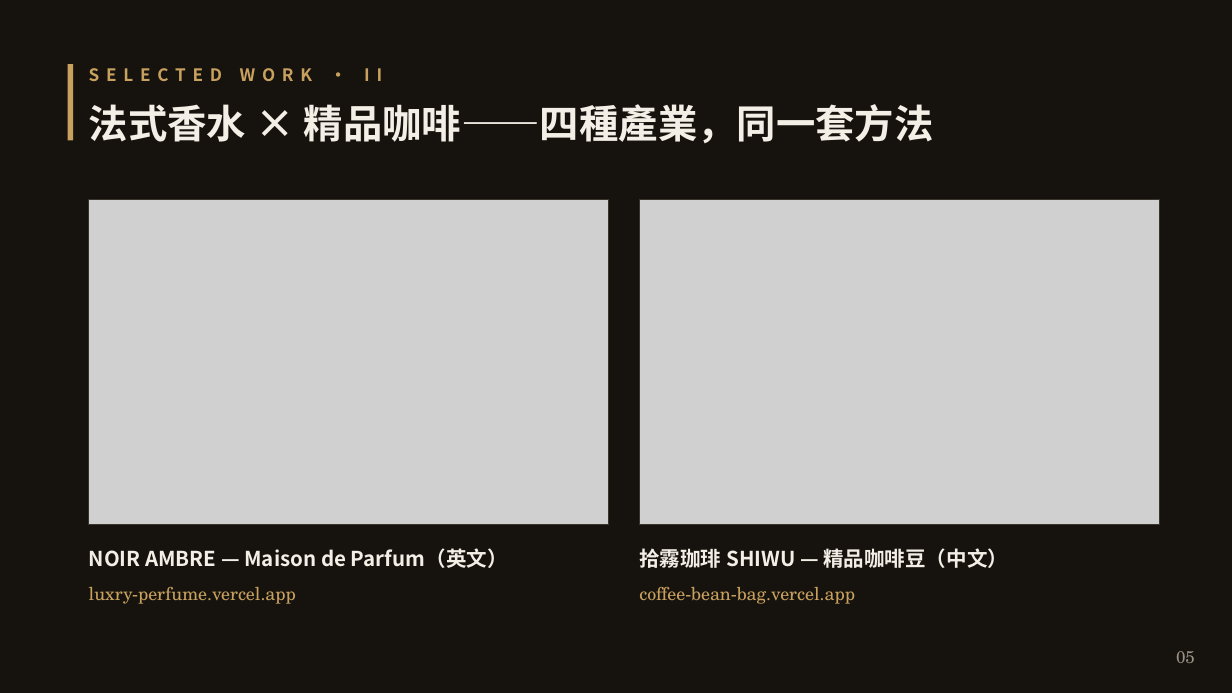
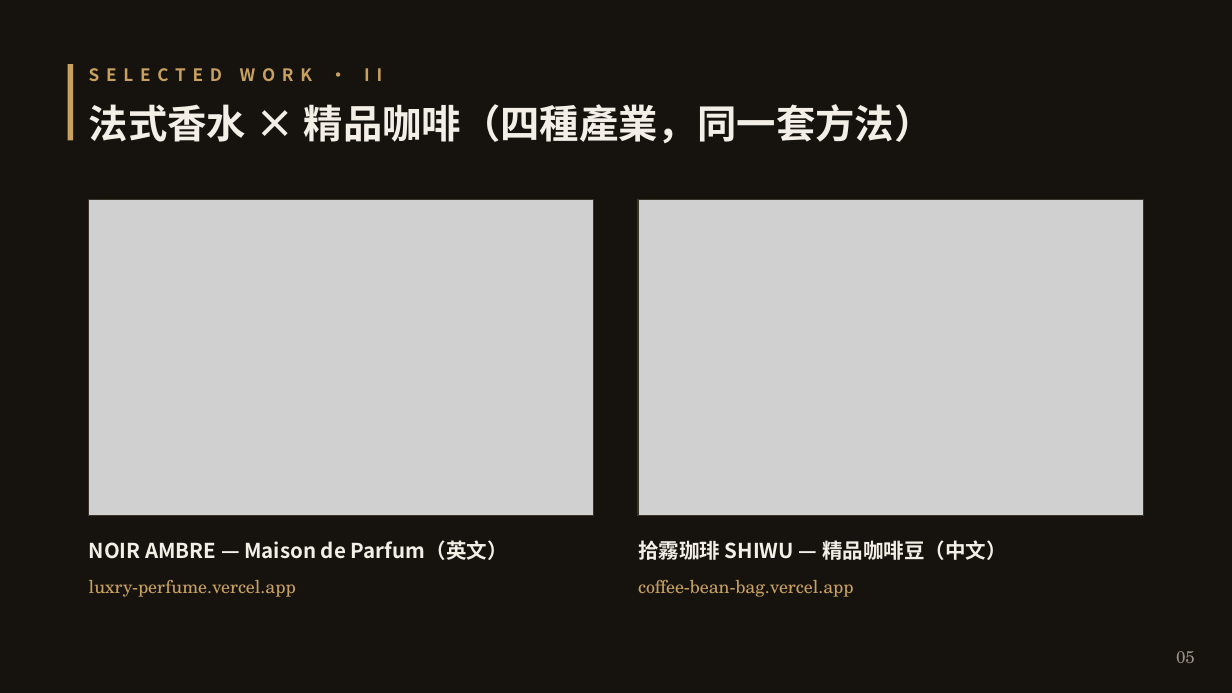
Before and after one commit to HarryFan/claude-mobile, a slide deck: slide 5 of brag-output/sales-kit/sales-kit-deck.pptx. Drawn at 1232x693 pixels with LibreOffice and Linux fonts; fonts in the diff are those of the drawing; grey boxes stand for pictures. Boxes give left, top, right and bottom in pixels: in the first picture for what was removed or moved away, otherwise in the second. Text is boxed around its words. In the diff, an @@ line names an element or a change of style, - is before the commit and + after.

```diff
--- a/brag-output/sales-kit/sales-kit-deck.pptx
+++ b/brag-output/sales-kit/sales-kit-deck.pptx
@@ text at (89,104,934,143): text changed @@
-法式香水 × 精品咖啡——四種產業，同一套方法
+法式香水 × 精品咖啡（四種產業，同一套方法）
@@ picture: place and size @@
-picture at (89,200,609,525)
+picture at (89,200,594,515)
@@ rectangle: place and size @@
-rectangle at (89,200,609,525)
+rectangle at (89,200,594,515)
@@ picture: place and size @@
-picture at (639,200,1159,525)
+picture at (638,200,1143,515)
@@ rectangle: place and size @@
-rectangle at (639,200,1159,525)
+rectangle at (638,200,1143,515)
@@ text "NOIR AMBRE — Maison de ...": place and size @@
-text "NOIR AMBRE — Maison de ..." at (89,548,508,568)
+text "NOIR AMBRE — Maison de ..." at (89,540,508,560)
@@ text "拾霧珈琲 SHIWU — 精品咖啡豆（中文）": place and size @@
-text "拾霧珈琲 SHIWU — 精品咖啡豆（中文）" at (639,548,1008,568)
+text "拾霧珈琲 SHIWU — 精品咖啡豆（中文）" at (638,540,1007,560)
@@ text "luxry-perfume.vercel.app": place and size @@
-text "luxry-perfume.vercel.app" at (89,587,296,604)
+text "luxry-perfume.vercel.app" at (89,580,296,597)
@@ text "coffee-bean-bag.vercel.app": place and size @@
-text "coffee-bean-bag.vercel.app" at (639,587,855,604)
+text "coffee-bean-bag.vercel.app" at (638,580,854,597)
```
Also in this commit, not shown: 9 other slides changed.
